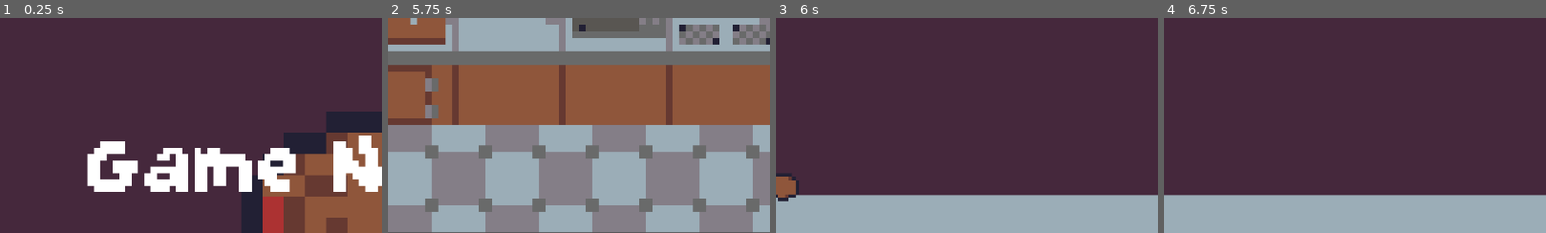
Above: before the commit, frames 1-4 (left to right).
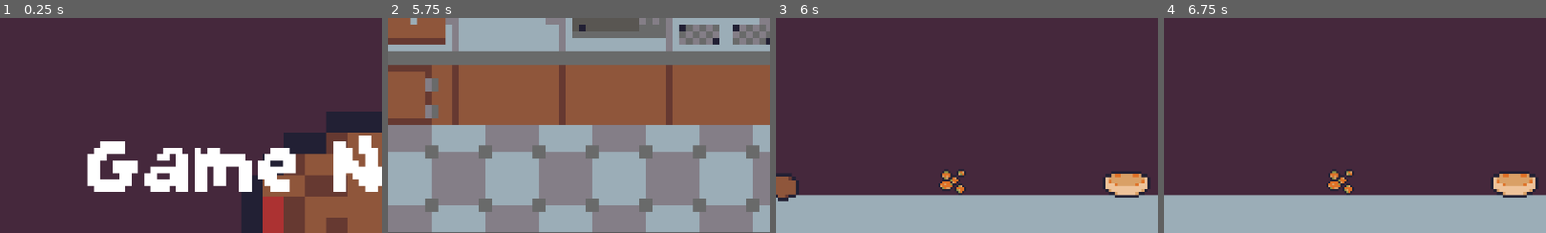
Above: after the commit, the same moments.

Repository: Sastingus/Team-name-GMTK-2026
Game: Godot game, scene res://scenes/worlds/main_menu.tscn
The game is run twice, just before and just after one commit, with the same random seed, the same clock (stepped at 60 frames per second) and the same inputs.
Inputs (mouse positions are % of the whole screen's width and height, from its top left):
- Up to frame 1 (0.25 s): no input
- Up to frame 2 (5.75 s): click "Start" at 0.5 s; move the mouse to (45, 70) at 1.27 s; right-click (45, 70) at 1.35 s; move the mouse to (80, 65) at 2.02 s; click (80, 65) at 2.1 s; move the mouse to (20, 35) at 2.77 s; right-click (20, 35) at 2.85 s; tap Enter at 3.5 s; move the mouse to (55, 50) at 3.52 s; click (55, 50) at 3.6 s; tap Space at 4.25 s; move the mouse to (35, 25) at 4.27 s; right-click (35, 25) at 4.35 s; move the mouse to (72, 45) at 5.02 s; click (72, 45) at 5.1 s
- Up to frame 3 (6 s): move the mouse to (30, 55) at 5.77 s; right-click (30, 55) at 5.85 s
- Up to frame 4 (6.75 s): move the mouse to (23, 89) at 6.52 s; click (23, 89) at 6.6 s
The pictures show only the part of the screen within x 27-77%, y 50-100%; the shares and areas given below are measured in that part.

Frames 1-2 are identical in both runs. In frame 3, 1.8% of the frame differs, in the area x 42-98%, y 70-84%; in frame 4, 1.8%.

Commit message:
crust implemented

Diff:
--- a/scenes/ingredients/egg.tscn
+++ b/scenes/ingredients/cut_egg.tscn
@@ -28,7 +28,7 @@
 radius = 19.0
 height = 59.792248
 
-[node name="Egg" type="RigidBody2D" unique_id=1213985600]
+[node name="Cut_Egg" type="RigidBody2D" unique_id=1213985600]
 
 [node name="Area2D" type="Area2D" parent="." unique_id=1609873041]
 
--- /dev/null
+++ b/scenes/ingredients/pumpkin_pie/PumpkinBits.tscn
@@ -0,0 +1,52 @@
+[gd_scene format=3 uid="uid://bvdcyucxpcyw8"]
+
+[ext_resource type="Texture2D" uid="uid://gp6qoftw6ith" path="res://assets/Sprite-0008.png" id="1_sy82w"]
+[ext_resource type="Script" uid="uid://dx8leo388mpyq" path="res://scenes/components/grab_component.gd" id="2_po6f0"]
+[ext_resource type="Script" uid="uid://cq4cjkdh2qudr" path="res://scenes/components/ingredient_component.gd" id="3_po6f0"]
+
+[sub_resource type="CircleShape2D" id="CircleShape2D_1gpru"]
+radius = 24.083189
+
+[sub_resource type="AtlasTexture" id="AtlasTexture_axrqg"]
+atlas = ExtResource("1_sy82w")
+region = Rect2(48, 96, 16, 16)
+
+[sub_resource type="SpriteFrames" id="SpriteFrames_07jyi"]
+animations = [{
+"frames": [{
+"duration": 1.0,
+"texture": SubResource("AtlasTexture_axrqg")
+}],
+"loop": 1,
+"name": &"default",
+"speed": 5.0
+}]
+
+[sub_resource type="CircleShape2D" id="CircleShape2D_k77dg"]
+radius = 29.614185
+
+[node name="PumpkinBits" type="RigidBody2D" unique_id=710645974]
+
+[node name="CollisionShape2D" type="CollisionShape2D" parent="." unique_id=1415071975]
+shape = SubResource("CircleShape2D_1gpru")
+
+[node name="AnimatedSprite2D" type="AnimatedSprite2D" parent="." unique_id=24738396]
+position = Vector2(-2, 3)
+scale = Vector2(3, 3)
+sprite_frames = SubResource("SpriteFrames_07jyi")
+
+[node name="Area2D" type="Area2D" parent="." unique_id=1341014059]
+
+[node name="CollisionShape2D2" type="CollisionShape2D" parent="Area2D" unique_id=1153760749]
+shape = SubResource("CircleShape2D_k77dg")
+
+[node name="GrabComponent" type="Node2D" parent="." unique_id=1604674515 node_paths=PackedStringArray("grab_area", "parent")]
+script = ExtResource("2_po6f0")
+grab_area = NodePath("../Area2D")
+parent = NodePath("..")
+metadata/_custom_type_script = "uid://dx8leo388mpyq"
+
+[node name="Ingredient_Component" type="Node" parent="." unique_id=1880176233 node_paths=PackedStringArray("parent")]
+script = ExtResource("3_po6f0")
+parent = NodePath("..")
+metadata/_custom_type_script = "uid://cq4cjkdh2qudr"
--- /dev/null
+++ b/scenes/ingredients/pumpkin_pie/burnt_pumpkin_pie.tscn
@@ -0,0 +1,59 @@
+[gd_scene format=3 uid="uid://coiwnb8m80kly"]
+
+[ext_resource type="Texture2D" uid="uid://gp6qoftw6ith" path="res://assets/Sprite-0008.png" id="1_vkt38"]
+[ext_resource type="Script" uid="uid://dx8leo388mpyq" path="res://scenes/components/grab_component.gd" id="2_78rqr"]
+[ext_resource type="Script" uid="uid://cq4cjkdh2qudr" path="res://scenes/components/ingredient_component.gd" id="3_h41jo"]
+
+[sub_resource type="AtlasTexture" id="AtlasTexture_nke1b"]
+atlas = ExtResource("1_vkt38")
+region = Rect2(48, 112, 16, 16)
+
+[sub_resource type="SpriteFrames" id="SpriteFrames_b2rv0"]
+animations = [{
+"frames": [{
+"duration": 1.0,
+"texture": SubResource("AtlasTexture_nke1b")
+}],
+"loop": 1,
+"name": &"new_animation",
+"speed": 5.0
+}]
+
+[sub_resource type="CapsuleShape2D" id="CapsuleShape2D_07jyi"]
+radius = 22.0
+height = 80.0
+
+[sub_resource type="CapsuleShape2D" id="CapsuleShape2D_6asyo"]
+radius = 22.0
+height = 88.0
+
+[node name="BurntPumpkinPie" type="RigidBody2D" unique_id=710645974]
+
+[node name="AnimatedSprite2D" type="AnimatedSprite2D" parent="." unique_id=24738396]
+modulate = Color(0.2151781, 0.20724046, 0.28340164, 1)
+scale = Vector2(4.5, 4.5)
+sprite_frames = SubResource("SpriteFrames_b2rv0")
+animation = &"new_animation"
+
+[node name="CollisionShape2D" type="CollisionShape2D" parent="." unique_id=1415071975]
+position = Vector2(0, -8)
+rotation = 1.5707964
+shape = SubResource("CapsuleShape2D_07jyi")
+
+[node name="Area2D" type="Area2D" parent="." unique_id=1341014059]
+
+[node name="CollisionShape2D2" type="CollisionShape2D" parent="Area2D" unique_id=645271619]
+position = Vector2(0, -8)
+rotation = 1.5707964
+shape = SubResource("CapsuleShape2D_6asyo")
+
+[node name="GrabComponent" type="Node2D" parent="." unique_id=1604674515 node_paths=PackedStringArray("grab_area", "parent")]
+script = ExtResource("2_78rqr")
+grab_area = NodePath("../Area2D")
+parent = NodePath("..")
+metadata/_custom_type_script = "uid://dx8leo388mpyq"
+
+[node name="Ingredient_Component" type="Node" parent="." unique_id=1880176233 node_paths=PackedStringArray("parent")]
+script = ExtResource("3_h41jo")
+parent = NodePath("..")
+metadata/_custom_type_script = "uid://cq4cjkdh2qudr"
--- /dev/null
+++ b/scenes/ingredients/pumpkin_pie/cooked_pumpkin_pie.tscn
@@ -0,0 +1,60 @@
+[gd_scene format=3 uid="uid://o2bgw2fdq8hc"]
+
+[ext_resource type="Texture2D" uid="uid://gp6qoftw6ith" path="res://assets/Sprite-0008.png" id="1_ys5xe"]
+[ext_resource type="Script" uid="uid://dx8leo388mpyq" path="res://scenes/components/grab_component.gd" id="2_ca10u"]
+[ext_resource type="Script" uid="uid://cq4cjkdh2qudr" path="res://scenes/components/ingredient_component.gd" id="3_443sh"]
+
+[sub_resource type="AtlasTexture" id="AtlasTexture_nke1b"]
+atlas = ExtResource("1_ys5xe")
+region = Rect2(48, 112, 16, 16)
+
+[sub_resource type="SpriteFrames" id="SpriteFrames_b2rv0"]
+animations = [{
+"frames": [{
+"duration": 1.0,
+"texture": SubResource("AtlasTexture_nke1b")
+}],
+"loop": 1,
+"name": &"new_animation",
+"speed": 5.0
+}]
+
+[sub_resource type="CapsuleShape2D" id="CapsuleShape2D_07jyi"]
+radius = 22.0
+height = 80.0
+
+[sub_resource type="CapsuleShape2D" id="CapsuleShape2D_6asyo"]
+radius = 22.0
+height = 88.0
+
+[node name="CookedPumpkinPie" type="RigidBody2D" unique_id=710645974]
+
+[node name="AnimatedSprite2D" type="AnimatedSprite2D" parent="." unique_id=24738396]
+modulate = Color(0.7005924, 0.6923484, 0.46856916, 1)
+scale = Vector2(4.5, 4.5)
+sprite_frames = SubResource("SpriteFrames_b2rv0")
+animation = &"new_animation"
+
+[node name="CollisionShape2D" type="CollisionShape2D" parent="." unique_id=1415071975]
+position = Vector2(0, -8)
+rotation = 1.5707964
+shape = SubResource("CapsuleShape2D_07jyi")
+
+[node name="Area2D" type="Area2D" parent="." unique_id=1341014059]
+
+[node name="CollisionShape2D2" type="CollisionShape2D" parent="Area2D" unique_id=645271619]
+position = Vector2(0, -8)
+rotation = 1.5707964
+shape = SubResource("CapsuleShape2D_6asyo")
+
+[node name="GrabComponent" type="Node2D" parent="." unique_id=1604674515 node_paths=PackedStringArray("grab_area", "parent")]
+script = ExtResource("2_ca10u")
+grab_area = NodePath("../Area2D")
+parent = NodePath("..")
+metadata/_custom_type_script = "uid://dx8leo388mpyq"
+
+[node name="Ingredient_Component" type="Node" parent="." unique_id=1880176233 node_paths=PackedStringArray("parent")]
+script = ExtResource("3_443sh")
+parent = NodePath("..")
+finished = true
+metadata/_custom_type_script = "uid://cq4cjkdh2qudr"
--- /dev/null
+++ b/scenes/ingredients/pumpkin_pie/raw_pumpkin_pie.tscn
@@ -0,0 +1,65 @@
+[gd_scene format=3 uid="uid://blipp3kyphxgt"]
+
+[ext_resource type="Texture2D" uid="uid://gp6qoftw6ith" path="res://assets/Sprite-0008.png" id="1_dl7ft"]
+[ext_resource type="Script" uid="uid://dx8leo388mpyq" path="res://scenes/components/grab_component.gd" id="2_vwqvf"]
+[ext_resource type="Script" uid="uid://cq4cjkdh2qudr" path="res://scenes/components/ingredient_component.gd" id="3_phfyj"]
+[ext_resource type="Script" uid="uid://dnkji1xxip324" path="res://scenes/components/microwaveable_component.gd" id="4_1c6u3"]
+
+[sub_resource type="CapsuleShape2D" id="CapsuleShape2D_07jyi"]
+radius = 22.0
+height = 80.0
+
+[sub_resource type="AtlasTexture" id="AtlasTexture_nke1b"]
+atlas = ExtResource("1_dl7ft")
+region = Rect2(48, 112, 16, 16)
+
+[sub_resource type="SpriteFrames" id="SpriteFrames_b2rv0"]
+animations = [{
+"frames": [{
+"duration": 1.0,
+"texture": SubResource("AtlasTexture_nke1b")
+}],
+"loop": 1,
+"name": &"new_animation",
+"speed": 5.0
+}]
+
+[sub_resource type="CapsuleShape2D" id="CapsuleShape2D_6asyo"]
+radius = 22.0
+height = 88.0
+
+[node name="RawPumpkinPie" type="RigidBody2D" unique_id=710645974]
+
+[node name="CollisionShape2D" type="CollisionShape2D" parent="." unique_id=1415071975]
+position = Vector2(0, -8)
+rotation = 1.5707964
+shape = SubResource("CapsuleShape2D_07jyi")
+
+[node name="AnimatedSprite2D" type="AnimatedSprite2D" parent="." unique_id=24738396]
+scale = Vector2(4.5, 4.5)
+sprite_frames = SubResource("SpriteFrames_b2rv0")
+animation = &"new_animation"
+
+[node name="Area2D" type="Area2D" parent="." unique_id=1341014059]
+
+[node name="CollisionShape2D2" type="CollisionShape2D" parent="Area2D" unique_id=645271619]
+position = Vector2(0, -8)
+rotation = 1.5707964
+shape = SubResource("CapsuleShape2D_6asyo")
+
+[node name="GrabComponent" type="Node2D" parent="." unique_id=1604674515 node_paths=PackedStringArray("grab_area", "parent")]
+script = ExtResource("2_vwqvf")
+grab_area = NodePath("../Area2D")
+parent = NodePath("..")
+metadata/_custom_type_script = "uid://dx8leo388mpyq"
+
+[node name="Ingredient_Component" type="Node" parent="." unique_id=1880176233 node_paths=PackedStringArray("parent")]
+script = ExtResource("3_phfyj")
+parent = NodePath("..")
+metadata/_custom_type_script = "uid://cq4cjkdh2qudr"
+
+[node name="Microwaveable_Component" type="Node" parent="." unique_id=1416154221 node_paths=PackedStringArray("parent")]
+script = ExtResource("4_1c6u3")
+parent = NodePath("..")
+target_heat = 250
+metadata/_custom_type_script = "uid://dnkji1xxip324"
--- a/scenes/ingredients/test_burnt.tscn
+++ /dev/null
@@ -1,36 +0,0 @@
-[gd_scene load_steps=4 format=3 uid="uid://bnx8wooa55yh5"]
-
-[ext_resource type="Script" uid="uid://b457sh2i4dh0g" path="res://scenes/components/cuttable_component.gd" id="1_fb30w"]
-[ext_resource type="Script" uid="uid://dx8leo388mpyq" path="res://scenes/components/grab_component.gd" id="2_8od5s"]
-
-[sub_resource type="CircleShape2D" id="CircleShape2D_6i25b"]
-radius = 19.924858
-
-[node name="test_obj" type="RigidBody2D"]
-lock_rotation = true
-
-[node name="CuttableComponent" type="Node" parent="." node_paths=PackedStringArray("parent")]
-script = ExtResource("1_fb30w")
-parent = NodePath("..")
-metadata/_custom_type_script = "uid://b457sh2i4dh0g"
-
-[node name="Area2D" type="Area2D" parent="."]
-
-[node name="CollisionShape2D2" type="CollisionShape2D" parent="Area2D"]
-shape = SubResource("CircleShape2D_6i25b")
-
-[node name="CollisionShape2D" type="CollisionShape2D" parent="."]
-shape = SubResource("CircleShape2D_6i25b")
-
-[node name="Polygon2D" type="Polygon2D" parent="."]
-position = Vector2(87.28569, -5.785717)
-scale = Vector2(0.31607124, 0.3061225)
-color = Color(0.1539934, 5.409565e-08, 2.2079858e-08, 1)
-polygon = PackedVector2Array(-325.4239, -16.800013, -282.03403, -33.600014, -236.66666, -30, -222.37299, 8.399988, -228.66666, 59.333344, -268.4747, 81.2, -320, 68, -336.27133, 33.59999)
-uv = PackedVector2Array(-335.3333, -23.333328, -236.66666, -30, -228.66666, 59.333344, -320, 68)
-
-[node name="GrabComponent" type="Node2D" parent="." node_paths=PackedStringArray("grab_area", "parent")]
-script = ExtResource("2_8od5s")
-grab_area = NodePath("../Area2D")
-parent = NodePath("..")
-metadata/_custom_type_script = "uid://dx8leo388mpyq"
--- a/scenes/ingredients/test_obj.tscn
+++ /dev/null
@@ -1,58 +0,0 @@
-[gd_scene format=3 uid="uid://4xh6xtu3oxef"]
-
-[ext_resource type="Script" uid="uid://dx8leo388mpyq" path="res://scenes/components/grab_component.gd" id="1_6i25b"]
-[ext_resource type="PackedScene" uid="uid://c4jabiohssuyk" path="res://scenes/ingredients/test_replacement.tscn" id="3_the5u"]
-[ext_resource type="Script" uid="uid://dnkji1xxip324" path="res://scenes/components/microwaveable_component.gd" id="4_tavj5"]
-[ext_resource type="PackedScene" uid="uid://bnx8wooa55yh5" path="res://scenes/ingredients/test_burnt.tscn" id="5_wtgab"]
-[ext_resource type="Script" uid="uid://cq4cjkdh2qudr" path="res://scenes/components/ingredient_component.gd" id="6_0stbn"]
-[ext_resource type="Texture2D" uid="uid://cb6vlcd35ghgu" path="res://assets/Sprite-0008.png" id="6_q6wa8"]
-
-[sub_resource type="CircleShape2D" id="CircleShape2D_6i25b"]
-radius = 19.924858
-
-[sub_resource type="AtlasTexture" id="AtlasTexture_e3vx1"]
-atlas = ExtResource("6_q6wa8")
-region = Rect2(0, 0, 64, 64)
-
-[sub_resource type="SpriteFrames" id="SpriteFrames_gft63"]
-animations = [{
-"frames": [{
-"duration": 1.0,
-"texture": SubResource("AtlasTexture_e3vx1")
-}],
-"loop": 1,
-"name": &"default",
-"speed": 5.0
-}]
-
-[node name="test_obj" type="RigidBody2D" unique_id=891060379]
-lock_rotation = true
-
-[node name="GrabComponent" type="Node2D" parent="." unique_id=991584793 node_paths=PackedStringArray("grab_area", "parent")]
-script = ExtResource("1_6i25b")
-grab_area = NodePath("../Area2D")
-parent = NodePath("..")
-metadata/_custom_type_script = "uid://dx8leo388mpyq"
-
-[node name="Ingredient_Component" type="Node" parent="." unique_id=1424248561 node_paths=PackedStringArray("parent")]
-script = ExtResource("6_0stbn")
-parent = NodePath("..")
-metadata/_custom_type_script = "uid://cq4cjkdh2qudr"
-
-[node name="Microwaveable_Component" type="Node" parent="." unique_id=11926082 node_paths=PackedStringArray("parent")]
-script = ExtResource("4_tavj5")
-parent = NodePath("..")
-replacement_object = ExtResource("3_the5u")
-burnt_replacement_object = ExtResource("5_wtgab")
-metadata/_custom_type_script = "uid://dnkji1xxip324"
-
-[node name="Area2D" type="Area2D" parent="." unique_id=1114719448]
-
-[node name="CollisionShape2D2" type="CollisionShape2D" parent="Area2D" unique_id=61530527]
-shape = SubResource("CircleShape2D_6i25b")
-
-[node name="CollisionShape2D" type="CollisionShape2D" parent="." unique_id=381066863]
-shape = SubResource("CircleShape2D_6i25b")
-
-[node name="AnimatedSprite2D" type="AnimatedSprite2D" parent="." unique_id=230628026]
-sprite_frames = SubResource("SpriteFrames_gft63")
--- a/scenes/ingredients/test_replacement.tscn
+++ /dev/null
@@ -1,38 +0,0 @@
-[gd_scene load_steps=5 format=3 uid="uid://c4jabiohssuyk"]
-
-[ext_resource type="Script" uid="uid://dx8leo388mpyq" path="res://scenes/components/grab_component.gd" id="1_plsjk"]
-[ext_resource type="PackedScene" uid="uid://bnx8wooa55yh5" path="res://scenes/ingredients/test_burnt.tscn" id="2_7o8pp"]
-[ext_resource type="Script" uid="uid://b457sh2i4dh0g" path="res://scenes/components/cuttable_component.gd" id="2_pnryf"]
-
-[sub_resource type="CircleShape2D" id="CircleShape2D_6i25b"]
-radius = 19.924858
-
-[node name="test_obj" type="RigidBody2D"]
-lock_rotation = true
-
-[node name="CuttableComponent" type="Node" parent="." node_paths=PackedStringArray("parent")]
-script = ExtResource("2_pnryf")
-parent = NodePath("..")
-replacement_object = ExtResource("2_7o8pp")
-metadata/_custom_type_script = "uid://b457sh2i4dh0g"
-
-[node name="Area2D" type="Area2D" parent="."]
-
-[node name="CollisionShape2D2" type="CollisionShape2D" parent="Area2D"]
-shape = SubResource("CircleShape2D_6i25b")
-
-[node name="CollisionShape2D" type="CollisionShape2D" parent="."]
-shape = SubResource("CircleShape2D_6i25b")
-
-[node name="Polygon2D" type="Polygon2D" parent="."]
-position = Vector2(87.28569, -5.785717)
-scale = Vector2(0.31607124, 0.3061225)
-color = Color(3.1339386, 0, 0, 1)
-polygon = PackedVector2Array(-325.4239, -16.800013, -282.03403, -33.600014, -236.66666, -30, -222.37299, 8.399988, -228.66666, 59.333344, -268.4747, 81.2, -320, 68, -336.27133, 33.59999)
-uv = PackedVector2Array(-335.3333, -23.333328, -236.66666, -30, -228.66666, 59.333344, -320, 68)
-
-[node name="GrabComponent" type="Node2D" parent="." node_paths=PackedStringArray("grab_area", "parent")]
-script = ExtResource("1_plsjk")
-grab_area = NodePath("../Area2D")
-parent = NodePath("..")
-metadata/_custom_type_script = "uid://dx8leo388mpyq"
--- /dev/null
+++ b/scenes/tools/crust/crust.gd
@@ -0,0 +1,8 @@
+extends RigidBody2D
+
+@export var pumpkin_pie : PackedScene
+
+func _on_body_entered(body: Node) -> void:
+	if body.name == "PumpkinBits":
+		body.queue_free()
+		Globals.replace(self,pumpkin_pie)
--- /dev/null
+++ b/scenes/tools/crust/crust.tscn
@@ -0,0 +1,57 @@
+[gd_scene format=3 uid="uid://ntwsa16ebcsq"]
+
+[ext_resource type="Script" uid="uid://dhyxjqeagoqjc" path="res://scenes/tools/crust/crust.gd" id="1_k60hp"]
+[ext_resource type="PackedScene" uid="uid://blipp3kyphxgt" path="res://scenes/ingredients/pumpkin_pie/raw_pumpkin_pie.tscn" id="2_ibsq7"]
+[ext_resource type="Texture2D" uid="uid://gp6qoftw6ith" path="res://assets/Sprite-0008.png" id="2_uopgt"]
+[ext_resource type="Script" uid="uid://dx8leo388mpyq" path="res://scenes/components/grab_component.gd" id="3_ibsq7"]
+
+[sub_resource type="CapsuleShape2D" id="CapsuleShape2D_1gpru"]
+radius = 21.0
+height = 80.0
+
+[sub_resource type="AtlasTexture" id="AtlasTexture_eewq7"]
+atlas = ExtResource("2_uopgt")
+region = Rect2(96, 0, 16, 16)
+
+[sub_resource type="SpriteFrames" id="SpriteFrames_07jyi"]
+animations = [{
+"frames": [{
+"duration": 1.0,
+"texture": SubResource("AtlasTexture_eewq7")
+}],
+"loop": 1,
+"name": &"default",
+"speed": 5.0
+}]
+
+[sub_resource type="CapsuleShape2D" id="CapsuleShape2D_330u6"]
+radius = 25.0
+height = 92.0
+
+[node name="Crust" type="RigidBody2D" unique_id=1870618234]
+contact_monitor = true
+max_contacts_reported = 1
+script = ExtResource("1_k60hp")
+pumpkin_pie = ExtResource("2_ibsq7")
+
+[node name="CollisionShape2D" type="CollisionShape2D" parent="." unique_id=350261942]
+rotation = 1.5707964
+shape = SubResource("CapsuleShape2D_1gpru")
+
+[node name="AnimatedSprite2D" type="AnimatedSprite2D" parent="." unique_id=1666183227]
+scale = Vector2(4.5, 4.5)
+sprite_frames = SubResource("SpriteFrames_07jyi")
+
+[node name="GrabComponent" type="Node2D" parent="." unique_id=1854913338 node_paths=PackedStringArray("grab_area", "parent")]
+script = ExtResource("3_ibsq7")
+grab_area = NodePath("../GrabArea")
+parent = NodePath("..")
+metadata/_custom_type_script = "uid://dx8leo388mpyq"
+
+[node name="GrabArea" type="Area2D" parent="." unique_id=1547601851]
+
+[node name="CollisionShape2D" type="CollisionShape2D" parent="GrabArea" unique_id=1338901497]
+rotation = 1.5707964
+shape = SubResource("CapsuleShape2D_330u6")
+
+[connection signal="body_entered" from="." to="." method="_on_body_entered"]
--- a/scenes/worlds/world.gd
+++ b/scenes/worlds/world.gd
@@ -38,6 +38,3 @@
 		if not audio_stream_player.stream == load("res://assets/music/SONG3BS2WT.mp3"):
 			audio_stream_player.stream = preload("res://assets/music/SONG3BS2WT.mp3")
 			audio_stream_player.play()
-
-	get_tree().paused = false
-	get_tree().change_scene_to_packed(preload("res://scenes/worlds/main_menu.tscn"))
--- a/scenes/worlds/world.tscn
+++ b/scenes/worlds/world.tscn
@@ -8,13 +8,15 @@
 [ext_resource type="Texture2D" uid="uid://bb7rbk7tsfqk" path="res://assets/Sprite-0011.png" id="4_cvimc"]
 [ext_resource type="FontFile" uid="uid://bu8nk1sjrv7xg" path="res://assets/GrapeSoda.ttf" id="4_n71ak"]
 [ext_resource type="PackedScene" uid="uid://62n6doyhs72j" path="res://scenes/tools/knife/knife.tscn" id="6_0qnlt"]
-[ext_resource type="PackedScene" uid="uid://bvu1us48n8nbf" path="res://scenes/ingredients/egg.tscn" id="6_xaid1"]
+[ext_resource type="PackedScene" uid="uid://bvu1us48n8nbf" path="res://scenes/ingredients/cut_egg.tscn" id="6_xaid1"]
 [ext_resource type="PackedScene" uid="uid://dmb07pac4ciu4" path="res://scenes/tools/pepper_shaker/pepper_shaker.tscn" id="7_folui"]
 [ext_resource type="PackedScene" uid="uid://bui68jasparpc" path="res://scenes/tools/Plate/plate.tscn" id="9_i30uk"]
 [ext_resource type="Texture2D" uid="uid://b1ncux0uqfrdd" path="res://assets/explosion.png" id="10_rbjkb"]
+[ext_resource type="PackedScene" uid="uid://bvdcyucxpcyw8" path="res://scenes/ingredients/pumpkin_pie/PumpkinBits.tscn" id="10_rjcos"]
 [ext_resource type="Theme" uid="uid://bfti8v7mjvobe" path="res://assets/button_theme.tres" id="10_vx1ig"]
 [ext_resource type="PackedScene" uid="uid://f1j8e05t3gcv" path="res://scenes/ingredients/infinite_source/infinite_source.tscn" id="11_thq3p"]
-[ext_resource type="Texture2D" uid="uid://b4686dfjtaoin" path="res://assets/Sprite-0008.png" id="13_3k0i1"]
+[ext_resource type="PackedScene" uid="uid://ntwsa16ebcsq" path="res://scenes/tools/crust/crust.tscn" id="11_w8a3b"]
+[ext_resource type="Texture2D" uid="uid://gp6qoftw6ith" path="res://assets/Sprite-0008.png" id="13_3k0i1"]
 
 [sub_resource type="RectangleShape2D" id="RectangleShape2D_0qnlt"]
 size = Vector2(163, 126)
@@ -345,6 +347,12 @@
 [node name="PepperShaker" parent="KnifeStation" unique_id=702866216 instance=ExtResource("7_folui")]
 position = Vector2(492, 202)
 
+[node name="PumpkinBits" parent="KnifeStation" unique_id=710645974 instance=ExtResource("10_rjcos")]
+position = Vector2(0, 234)
+
+[node name="Crust" parent="KnifeStation" unique_id=1870618234 instance=ExtResource("11_w8a3b")]
+position = Vector2(261, 234)
+
 [node name="PlateStation" parent="." unique_id=1350042118 instance=ExtResource("1_sqeqr")]
 process_mode = 1
 position = Vector2(5826, -1363)
Not shown: 3 places in scenes/ingredients/cut_egg.tscn that only renumber resources
Not shown, added: scenes/tools/crust/crust.gd.uid
Not shown: 1 places in scenes/worlds/main_menu.tscn that only renumber resources
